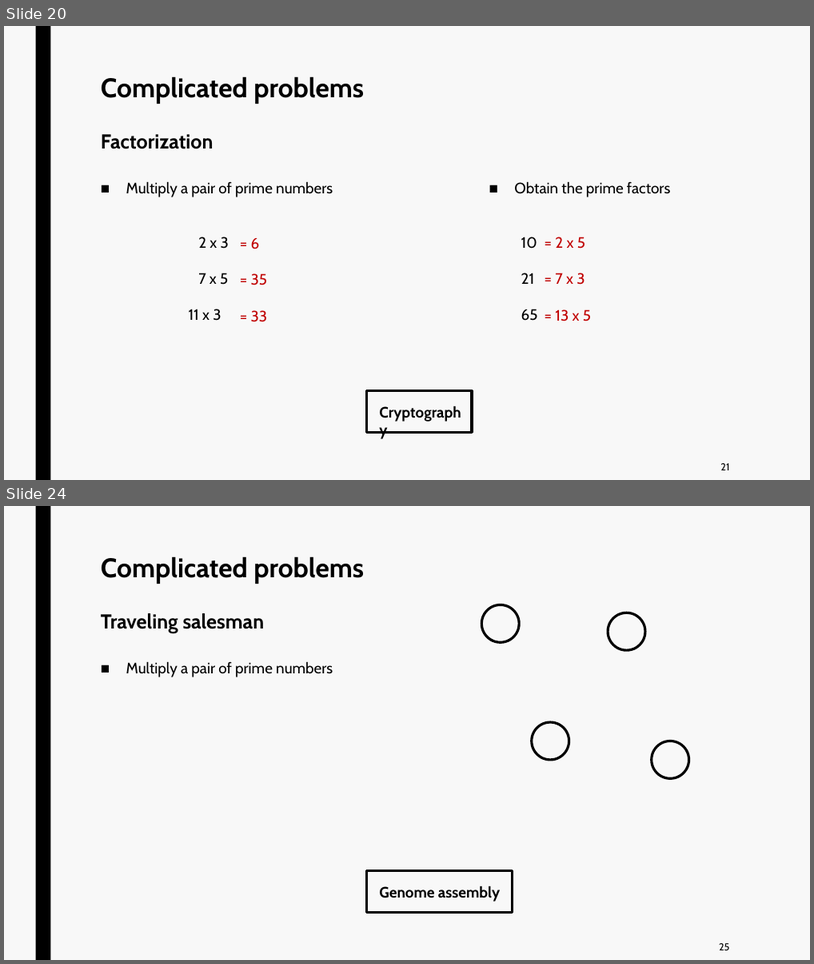
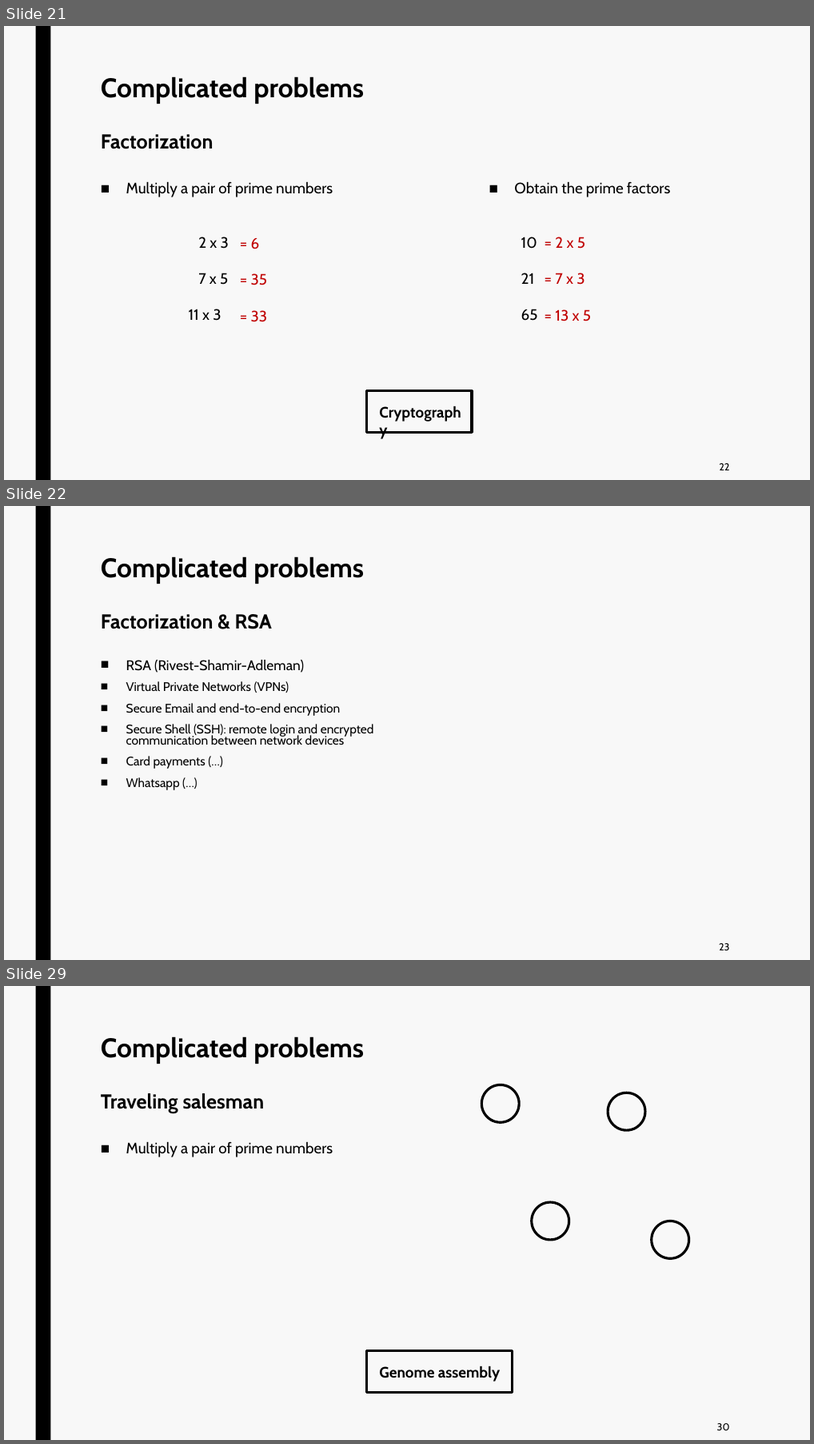
Before and after one commit to jurtasun/presentations, a slide deck: 202306_LMS_Complexity/202306_LMS_Complexity.ppt. Shown one above the other, each under a label of ours: slides 20 and 24 before the commit, slides 21, 22 and 29 after it; the slides between them are not shown. The pictures are 814x964 and 814x1444 pixels, drawn with LibreOffice and Linux fonts; fonts in the diff are those of the drawing. Boxes give left, top, right and bottom in pixels: in the first picture for what was removed or moved away, otherwise in the second. Text is boxed around its words. In the diff, an @@ line names an element or a change of style, - is before the commit and + after.

```diff
--- a/202306_LMS_Complexity/202306_LMS_Complexity.ppt
+++ b/202306_LMS_Complexity/202306_LMS_Complexity.ppt
@@ slide 22 added at <box>4,506,810,960</box>, background #F8F8F8; not listed: 1 template element that a slide beside it also shows @@
@@ title added at <box>101,556,364,629</box>, 32 pt, text #000000, bold @@
+Complicated problems
+Factorization & RSA
@@ text added at <box>126,660,374,790</box>, 14.8 pt, text #000000 @@
+■ RSA (Rivest-Shamir-Adleman)
+■ Virtual Private Networks (VPNs)
+■ Secure Email and end-to-end encryption
+■ Secure Shell (SSH): remote login and encrypted communication between network devices
+■ Card payments (…)
+■ Whatsapp (…)
@@ page number added at <box>719,943,730,950</box>, 12 pt, text #000000 @@
+23
@@ what was slide 20 is now slide 21 @@
@@ page number at <box>719,463,730,470</box>: text changed @@
-21
+22
@@ what was slide 24 is now slide 29 @@
@@ page number at <box>718,1423,730,1430</box>: text changed @@
-25
+30
```
Also in this commit, not shown: 2 slides changed, 7 other slides added, 3 slides removed.
